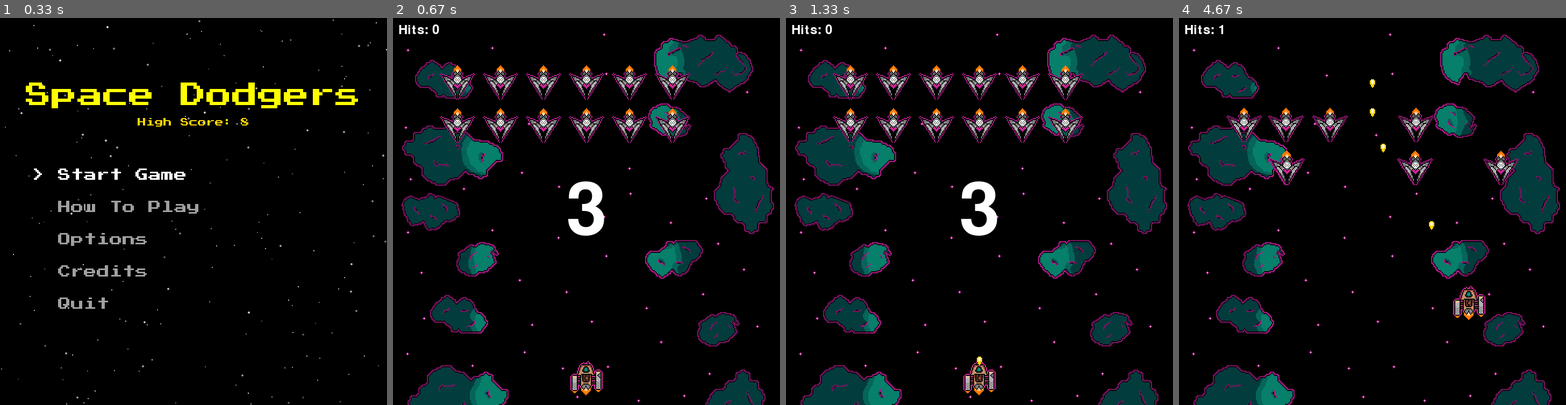
Above: before the commit, frames 1-4 (left to right).
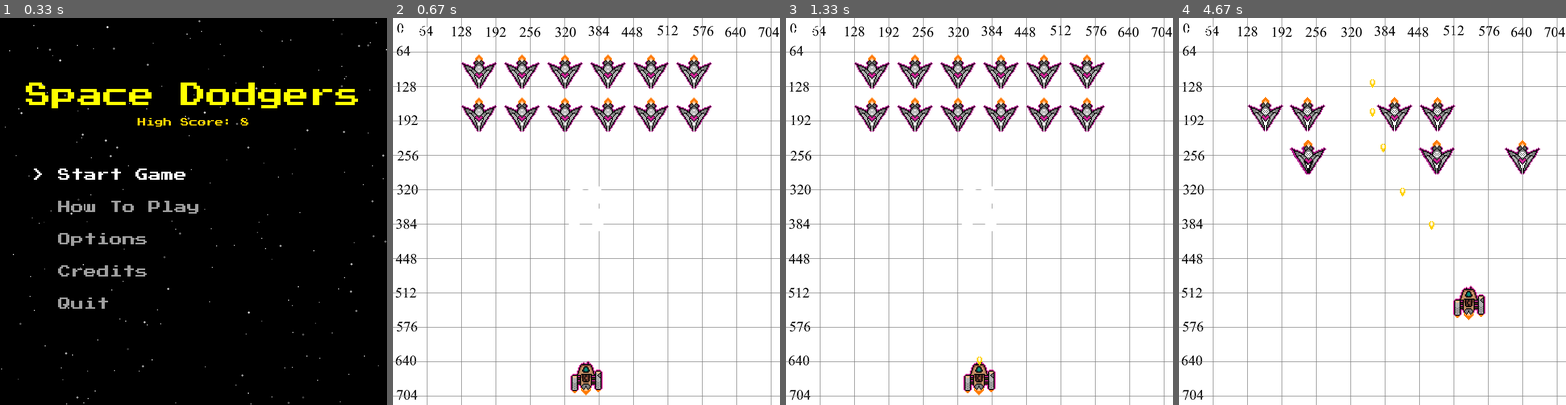
Above: after the commit, the same moments.

Repository: software-engineering-game/pygame-game
Game: pygame game, started from main.py
Same seed, same stepped clock (60 frames per second), same inputs: the game is played once before the commit and once after it.
Inputs:
- Up to frame 1 (0.33 s): no input
- Up to frame 2 (0.67 s): tap Enter at 0.33 s
- Up to frame 3 (1.33 s): tap Space at 0.67 s
- Up to frame 4 (4.67 s): hold Up 3.57-4.03 s; tap Space at 3.63, 3.93, 4.13, 4.43 s; hold Right from 4.07 s (still down)

Frame 1 is identical in both runs. In frame 2, 97% of the frame differs, in the area x 0-100%, y 0-100%; in frame 3, 97%; in frame 4, 98%.

Commit message:
Minor editing

Diff:
--- a/level_data.json
+++ b/level_data.json
@@ -22,12 +22,12 @@
 
    "first_level": {
       "level_num": 1,
-      "bg_img":    "background_asteroids.png",
+      "bg_img":    "background_test.png",
       "waves": [
          {
             "enemy_type":   "Basic_Enemy",
             "sprite_sheet": "enemy_basic.png",
-            "wave_position": [120, 120],
+            "wave_position": [160, 100],
             "wave_size": [6,2],
             "wave_spacing": [80, 80]
          }
--- a/states/game_state.py
+++ b/states/game_state.py
@@ -82,7 +82,7 @@
 
             if self.countdown <= 0:
                 self.countdown_active = False
-            return # returns it to main loop
+            return # returns it to main.py loop
 
         keys = pygame.key.get_pressed()
         self.player.update(keys)
--- a/states/utils.py
+++ b/states/utils.py
@@ -63,8 +63,6 @@
     except (FileNotFoundError, json.JSONDecodeError, KeyError):
         return 0
 
-
-
 def spawn_enemy_wave(enemy_type, enemy_group, frames, corner_pos, size, spacing):
     for j in range(size[1]):     # Rows
             for i in range(size[0]): # Columns
